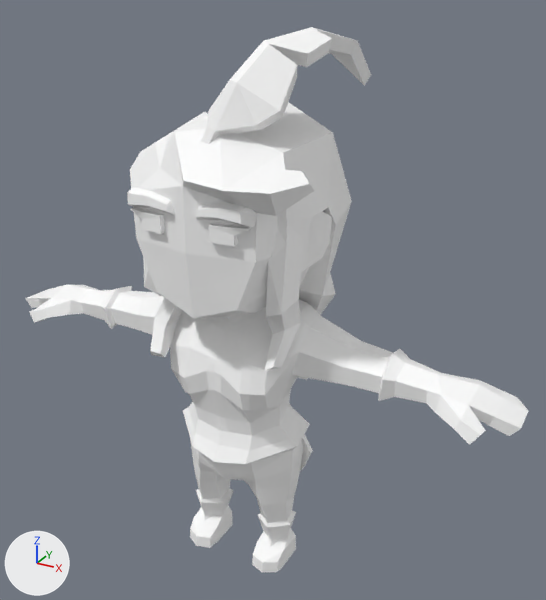
A saved change to the glTF model assets/synty/characters_mini/models/SK_Western_WorkingGirl_01.glb.
Before and after are seen from a camera (50 mm lens) standing at (1.36, -2.19, 2.27) and looking at (0.1, 0.1, 1.13). The axes (+X, +Y, +Z) are drawn at lower left. The lights are the same throughout.

Objects in the first picture: 'SK_Western_WorkingGirl_01'.
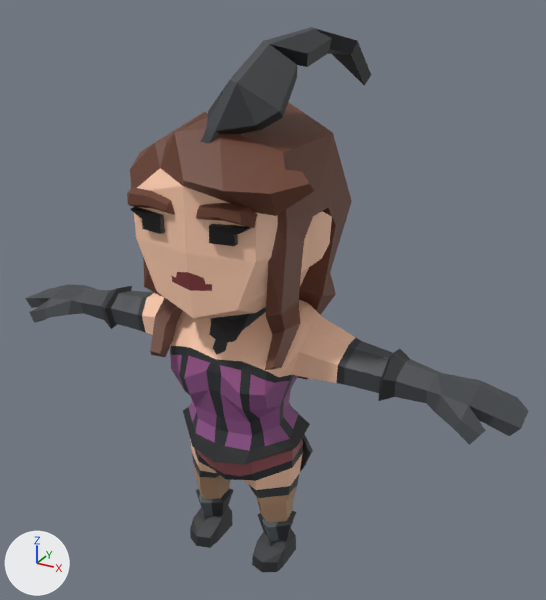
What differs and where, as boxes [x1, y1, x2, y2] in the pictures (546 x 600 px):
'SK_Western_WorkingGirl_01', surface changed: [25, 27, 528, 572] in both

The change, as a diff of the scene's bpy script:
```diff
--- a/assets/synty/characters_mini/models/SK_Western_WorkingGirl_01.glb.py
+++ b/assets/synty/characters_mini/models/SK_Western_WorkingGirl_01.glb.py
@@ img_polygonminis_texture_01_a @@
+img_polygonminis_texture_01_a = load_image('PolygonMinis_Texture_01_A', '_unpacked/PolygonMinis_Texture_01_A', 1024, 1024, 'sRGB')
@@ mat_mini_chr264 @@
 mat_mini_chr264 = principled_material('Mini_Chr264')
-mat_mini_chr264.base_color = (1.0, 1.0, 1.0)  # white #ffffff
+mat_mini_chr264.texture = img_polygonminis_texture_01_a
 mat_mini_chr264.roughness = 0.553
```
